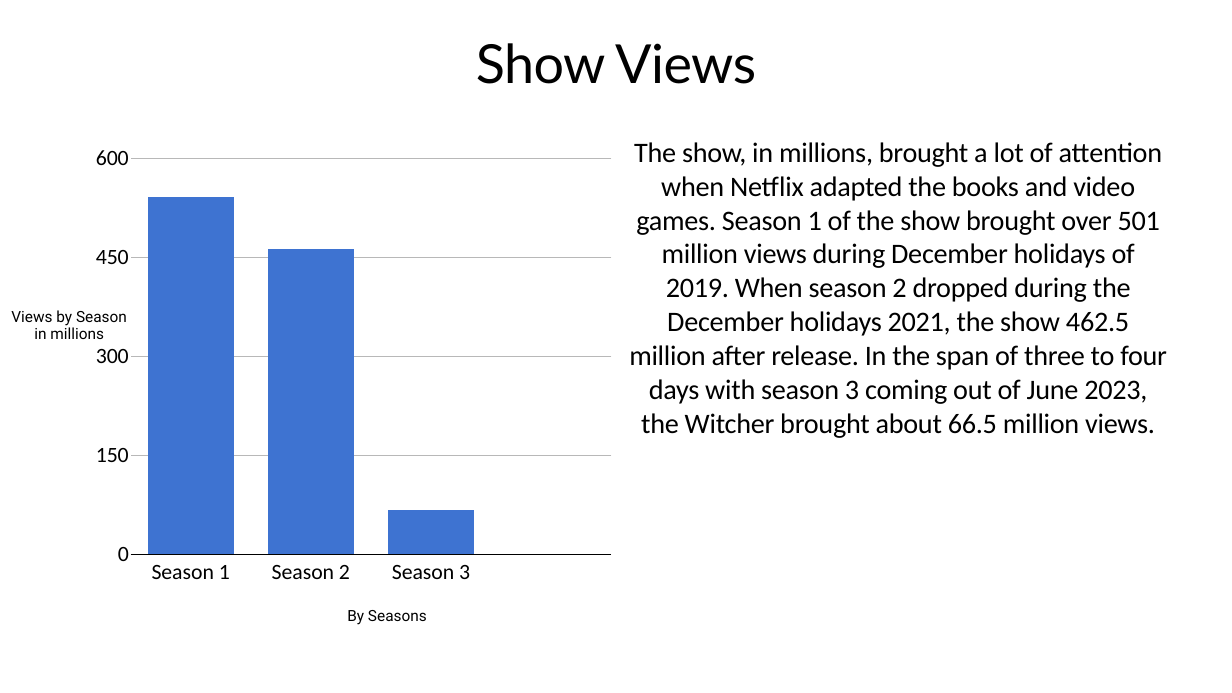
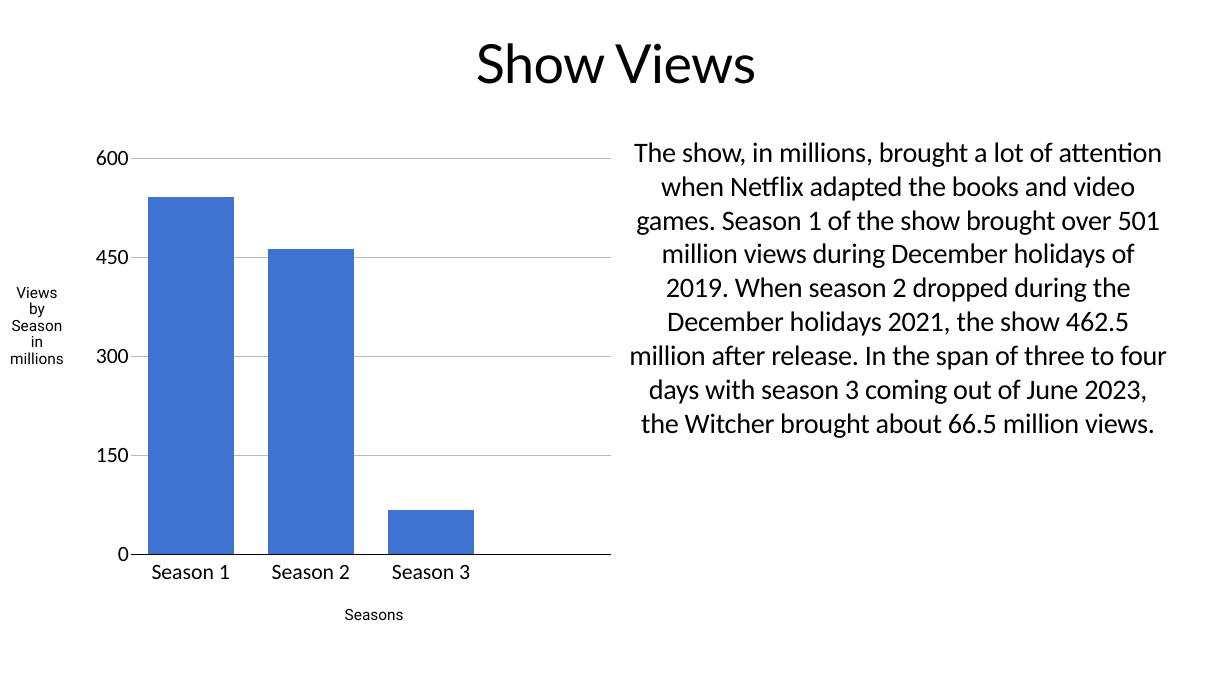
Before and after one commit to Jake-guerrero/The-Witcher, a slide deck: slide 3 of The witcher.pptx. Drawn at 1232x693 pixels with LibreOffice and Linux fonts; fonts in the diff are those of the drawing. Boxes give left, top, right and bottom in pixels: in the first picture for what was removed or moved away, otherwise in the second. Text is boxed around its words. In the diff, an @@ line names an element or a change of style, - is before the commit and + after.

```diff
--- a/The witcher.pptx
+++ b/The witcher.pptx
@@ text "Views by Season in millions" rewrapped from <box>11,310,127,339</box> to <box>10,287,64,364</box> @@
@@ text at <box>345,609,404,620</box>: text changed @@
-By Seasons
+Seasons
```
Also in this commit, not shown: 2 other slides changed, 1 other file.
